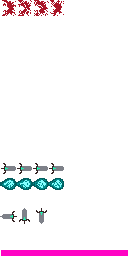
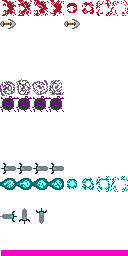
Layered file, before and after one edit (128 × 256). Changes by layer:
added layer "Pasted Layer" above "Background" over [32, 96, 64, 112]
painted on "Background" over [0, 0, 128, 192]
